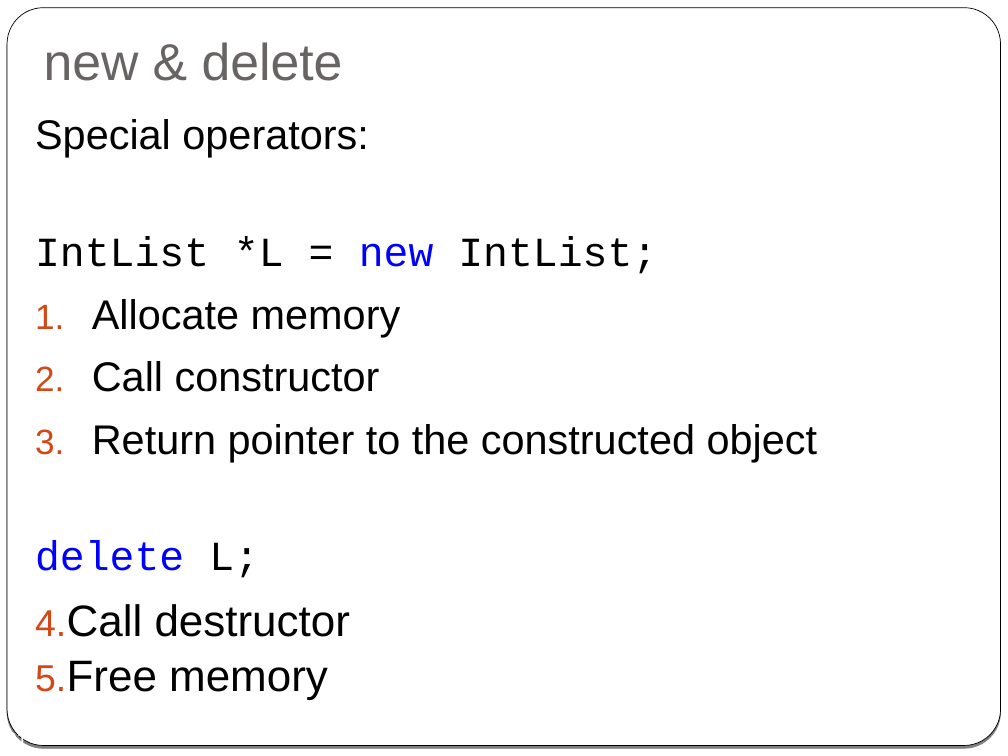
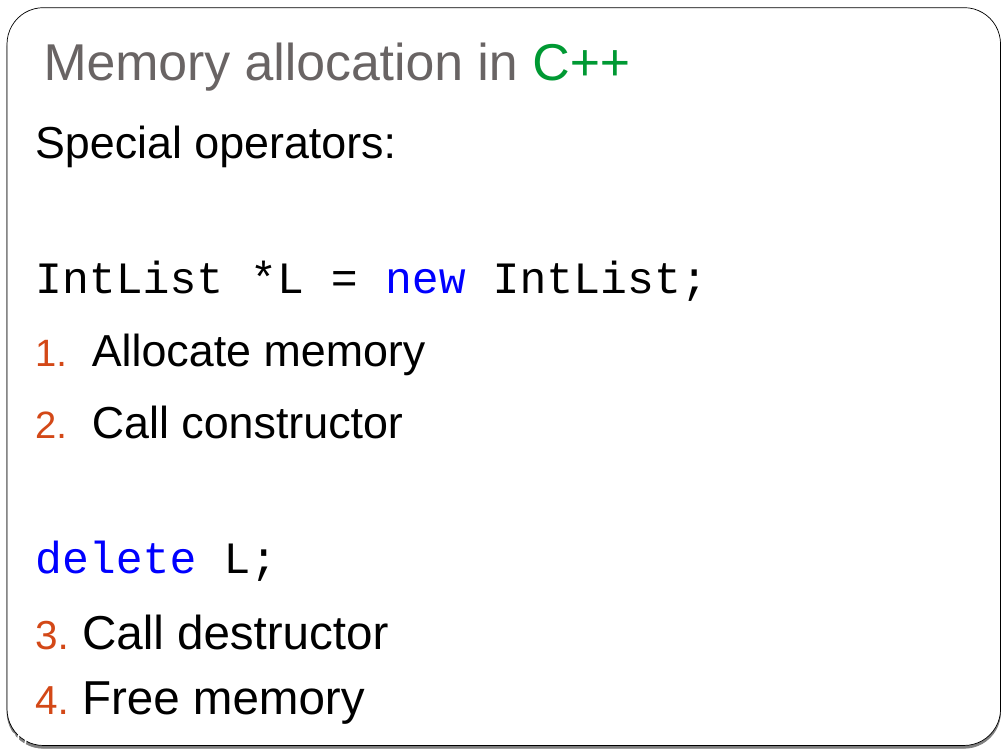
Before and after one commit to cpp-at-ariel/cpp-5778, a slide deck: slide 30 of week02-classes-constructors-destructors/slides.odp (slide 31 before the commit). Drawn at 1008x756 pixels with LibreOffice and Linux fonts; fonts in the diff are those of the drawing. Boxes give left, top, right and bottom in pixels: in the first picture for what was removed or moved away, otherwise in the second. Text is boxed around its words. In the diff, an @@ line names an element or a change of style, - is before the commit and + after.

```diff
--- a/week02-classes-constructors-destructors/slides.odp
+++ b/week02-classes-constructors-destructors/slides.odp
@@ title at bbox=[44, 42, 630, 91]: text changed @@
-new & delete
+Memory allocation in C++
@@ text "Special operators:" at bbox=[35, 125, 708, 724]: size 29.6 to 32 pt in "Special operators:", "IntList *L = new IntList;", "Allocate memory", "Call constructor" and 1 more places; size 31.4 to 34 pt in "Call destructor", "Free memory"; line spacing 0.9 to 1; line spacing 1.1 to 1.2 @@
@@ text at bbox=[92, 424, 817, 462]: paragraph removed @@
-3. Return pointer to the constructed object
@@ page number at bbox=[6, 731, 28, 745]: text changed @@
-31
+30
```
Also in this commit, not shown: 11 other slides changed, 7 slides added, 9 slides removed, 23 other files.
